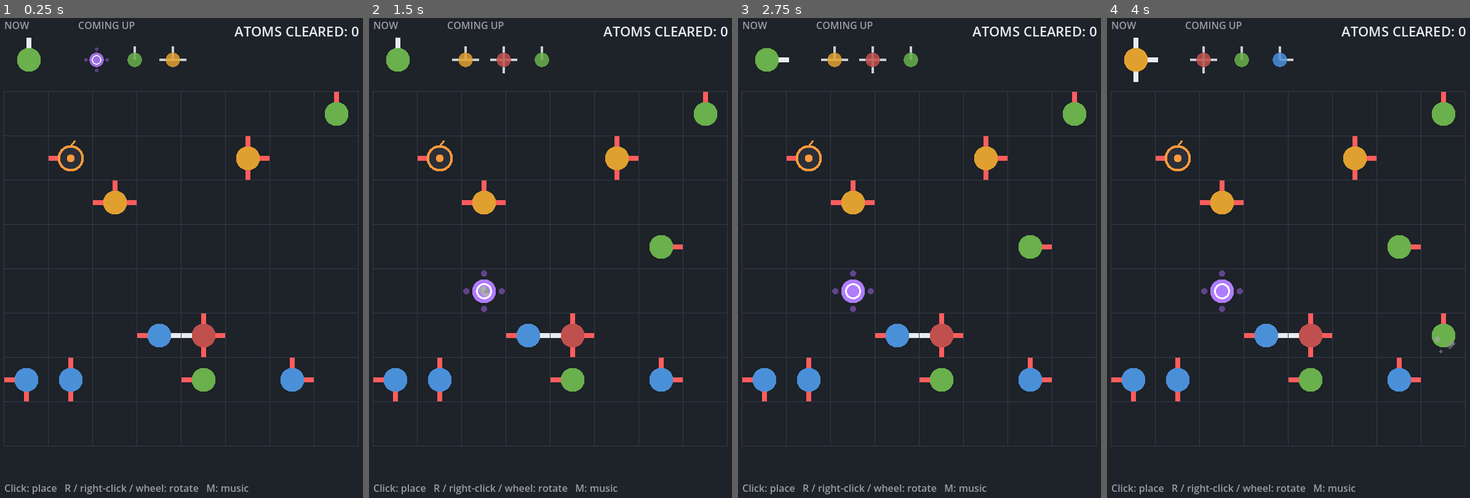
Above: before the commit, frames 1-4 (left to right).
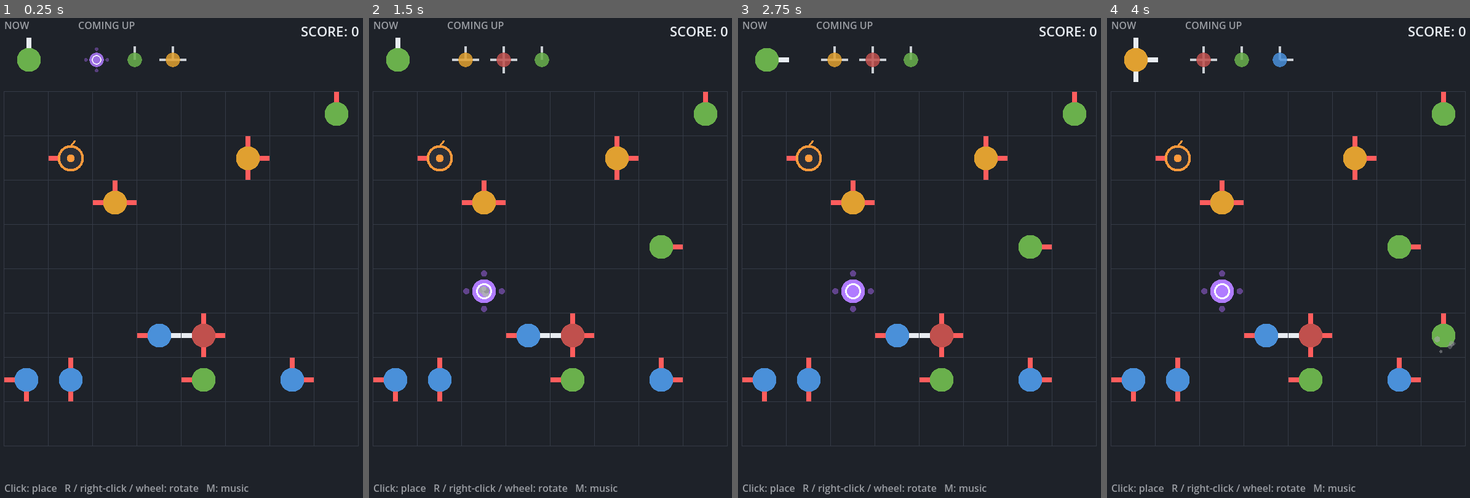
Above: after the commit, the same moments.

Repository: Olesch/Molecules-Godot
Game: Godot game, scene res://main.tscn
Two runs of this game, one before a commit and one after it. Both use one fixed random seed, a clock stepped at 60 frames per second and the inputs below. Sound files missing from this copy of the repository are replaced by a short silence.
Inputs (mouse positions are in pixels of both pictures, inside the frame that each line leads up to):
- Up to frame 1 (0.25 s): no input
- Up to frame 2 (1.5 s): tap Enter at 0.5 s; move the mouse to (648, 234) at 0.52 s; tap R at 0.6 s; click (648, 234) at 0.67 s; tap Space at 0.77, 1.25 s; move the mouse to (463, 282) at 1.27 s; tap M at 1.35 s; click (463, 282) at 1.42 s
- Up to frame 3 (2.75 s): tap Space at 1.52 s; move the mouse to (963, 147) at 2.02 s; tap Enter at 2.1 s; click (963, 147) at 2.17 s
- Up to frame 4 (4 s): tap Enter at 2.75 s; move the mouse to (1266, 358) at 2.77 s; tap R at 2.85 s; click (1266, 358) at 2.92 s; tap Space at 3.02, 3.5, 3.77 s; move the mouse to (1422, 330) at 3.52 s; tap M at 3.6 s; click (1422, 330) at 3.67 s

The runs differ from the first frame. In frame 1, 0.3% of the frame differs, in the area x 64-95%, y 1-4%; in frame 2, 0.3%; in frame 3, 0.3%; in frame 4, 0.3%.

Commit message:
Score molecules with triangle numbers
Co-Authored-By: Claude Sonnet 5.5 <noreply@anthropic.com>

Diff:
--- a/new-game-project/scripts/board.gd
+++ b/new-game-project/scripts/board.gd
@@ -10,6 +10,8 @@
 var last_cleared_masks: Array[int] = []
 ## Cells of the bombs that exploded during the last place() call.
 var last_exploded: Array[Vector2i] = []
+## Number of atoms in the molecule closed by the last place() call (0 if none); blasted extras not included.
+var last_molecule_size := 0
 
 
 func _init(w: int, h: int) -> void:
@@ -72,11 +74,13 @@
 	var cleared: Array[Vector2i] = []
 	last_cleared_masks.clear()
 	last_exploded.clear()
+	last_molecule_size = 0
 	if not _is_valid_atom(mask) or not is_empty(p):
 		return cleared
 	_cells[p.y * width + p.x] = mask
 	var group := molecule_at(p)
 	if is_closed(group):
+		last_molecule_size = group.size()
 		var removed: Array[Vector2i] = group.duplicate()
 		var bombs: Array[Vector2i] = []
 		for c in group:
--- a/new-game-project/scripts/main.gd
+++ b/new-game-project/scripts/main.gd
@@ -153,7 +153,6 @@
 		_trauma = minf(1.0, _trauma + 0.12)
 		return
 	var cleared := _board.place(p, _queue[0])
-	_score += cleared.size()
 	_queue.pop_front()
 	_queue.append(Atoms.random_atom(_rng))
 	if cleared.is_empty():
@@ -169,6 +168,10 @@
 
 
 func _celebrate(cleared: Array[Vector2i]) -> void:
+	# Triangle numbers reward big molecules; atoms wiped by blasts are worth 1 each.
+	var n := _board.last_molecule_size
+	var points := (n * (n + 1)) >> 1 + (cleared.size() - n)
+	_score += points
 	var sum := Vector2.ZERO
 	for i in cleared.size():
 		var center := _cell_center(cleared[i])
@@ -183,7 +186,7 @@
 	if not _board.last_exploded.is_empty():
 		_play("explode", 1.0, 0.03)
 		_trauma = 1.0
-	_popups.append({"pos": sum / cleared.size(), "age": 0.0, "text": "+%d" % cleared.size()})
+	_popups.append({"pos": sum / cleared.size(), "age": 0.0, "text": "+%d" % points})
 	_play("clear", clampf(0.9 + 0.06 * (cleared.size() - 2), 0.8, 1.5))
 	_trauma = minf(1.0, _trauma + 0.25 + 0.06 * cleared.size())
 
@@ -276,7 +279,7 @@
 	draw_string(font, Vector2(origin.x + 120, 28), "COMING UP", HORIZONTAL_ALIGNMENT_LEFT, -1, 16, dim)
 	for i in range(1, _queue.size()):
 		_draw_atom(Vector2(origin.x + 150 + (i - 1) * 62, 78), _queue[i], 0.85, Vector2i(-1, -1), 0.6)
-	draw_string(font, Vector2(origin.x, 40), "ATOMS CLEARED: %d" % _score, HORIZONTAL_ALIGNMENT_RIGHT, BOARD_W * CELL, 22, STUB_OK)
+	draw_string(font, Vector2(origin.x, 40), "SCORE: %d" % _score, HORIZONTAL_ALIGNMENT_RIGHT, BOARD_W * CELL, 22, STUB_OK)
 	draw_string(font, Vector2(origin.x, size.y - 20), "Click: place   R / right-click / wheel: rotate   M: music", HORIZONTAL_ALIGNMENT_LEFT, -1, 16, GRID_COLOR.lightened(0.5))
 
 	if _game_over:
--- a/new-game-project/tests/test_board.gd
+++ b/new-game-project/tests/test_board.gd
@@ -152,5 +152,12 @@
 			_check(false, "preplace round %d: filled=%d stuck=%s" % [round, filled, stuck])
 	_check(true, "preplace rounds done")
 
+	# Molecule size is tracked separately from blast victims.
+	b = Board.new(5, 5)
+	b.place(Vector2i(2, 1), N)
+	b.place(Vector2i(2, 2), E | Atoms.BOMB)
+	b.place(Vector2i(3, 2), W)
+	_check(b.last_molecule_size == 2, "last_molecule_size excludes blast victims (got %d)" % b.last_molecule_size)
+
 	print("failures: ", _failed)
 	quit(1 if _failed > 0 else 0)
